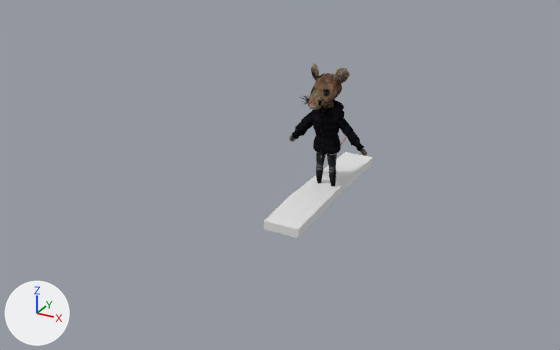
Renders of the Blender file Assets/Static Assets/Models/Levels and Props/Props/Wooden Tables_B.blend from each side of a commit.
Before and after are seen from a camera (50 mm lens) standing at (3.86, -8.15, 4.15) and looking at (-0.52, -0.2, 0.18). Arrows for +X, +Y and +Z are at lower left; the lights stay in place.

Objects in the first picture: 'Cube', 'Model'.
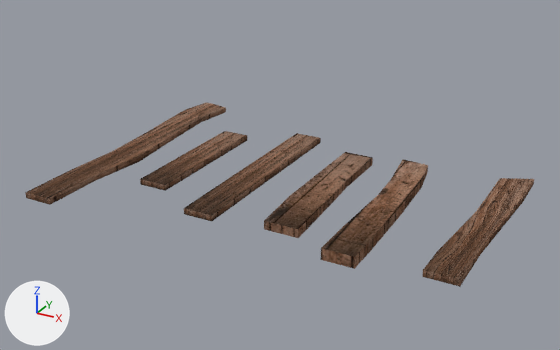
Boxes (x1, y1, x2, y2) around the edits, measured in the pictures (560 x 350 px):
```json
{"object": "PMCD 1", "change": "added", "after": [422, 178, 534, 287], "on screen": "brown"}
{"object": "PMMD 1", "change": "added", "after": [321, 159, 428, 269], "on screen": "brown"}
{"object": "PMLD 1", "change": "added", "after": [25, 102, 226, 205], "on screen": "brown"}
{"object": "Cube", "change": "recoloured", "before": [264, 152, 373, 238], "after": [264, 152, 373, 238], "on screen": "white to brown"}
{"object": "Model", "change": "hidden", "before": [289, 63, 367, 186]}
{"object": "PML 1", "change": "added", "after": [184, 133, 321, 221], "on screen": "brown"}
{"object": "PMC 1", "change": "added", "after": [140, 131, 247, 191], "on screen": "brown"}
```

Edits to the scene script, one JSON object a line:
```json
{"op": "add", "block": "img_wood_tex_png", "code": ["img_wood_tex_png = load_image('wood tex.png', '../../../Textures/Enviroment/wood tex.png', 192, 192, 'sRGB')"]}
{"op": "add", "block": "mat_primary_material", "code": ["mat_primary_material = principled_material('Primary Material')", "mat_primary_material.texture = img_wood_tex_png", "mat_primary_material.roughness = 0.0", "mat_primary_material.specular_ior_level = 0.0"]}
{"block": "me_cube", "where": "me_cube.from_pydata(...)  # 16 vertices, 14 faces; spans x -0.8..0.9, y -4.0..4.0, z -0.21..0.17"}
{"op": "remove", "block": "me_cube", "code": "me_cube.materials.append(mat_material)  # white #e7e7e7"}
{"op": "add", "block": "me_cube", "code": "me_cube.materials.append(mat_primary_material)  # picture img_wood_tex_png"}
{"op": "add", "block": "me_cube_005", "code": ["me_cube_005 = bpy.data.meshes.new('Cube.005')", "me_cube_005.from_pydata(...)  # 24 vertices, 22 faces; spans x -1.5..1.5, y -1.0..1.0, z -1.0..1.0", "me_cube_005.materials.append(mat_primary_material)  # picture img_wood_tex_png"]}
{"op": "add", "block": "me_cube_004", "code": ["me_cube_004 = bpy.data.meshes.new('Cube.004')", "me_cube_004.from_pydata(...)  # a box spanning x -1.0..1.0, y -1.0..1.0, z -1.0..1.0", "me_cube_004.materials.append(mat_primary_material)  # picture img_wood_tex_png"]}
{"op": "add", "block": "me_cube_002", "code": ["me_cube_002 = bpy.data.meshes.new('Cube.002')", "me_cube_002.from_pydata(...)  # 16 vertices, 14 faces; spans x -1.0..1.5, y -1.0..1.0, z -1.0..1.0", "me_cube_002.materials.append(mat_primary_material)  # picture img_wood_tex_png"]}
{"op": "add", "block": "me_cube_001", "code": ["me_cube_001 = bpy.data.meshes.new('Cube.001')", "me_cube_001.from_pydata(...)  # 20 vertices, 18 faces; spans x -2.14..0.5, y -7.5..6.62, z -0.36..0.36", "me_cube_001.materials.append(mat_primary_material)  # picture img_wood_tex_png"]}
{"op": "add", "block": "ob_model", "code": "ob_model.hide_set(True)  # its collection is switched off"}
{"op": "add", "block": "ob_pmld_1", "code": ["ob_pmld_1 = bpy.data.objects.new('PMLD 1', me_cube_005)", "ob_pmld_1.location = (-3.0, 0.1, 0.0)", "ob_pmld_1.scale = (0.2, 2.04, 0.04)"]}
{"op": "add", "block": "ob_pmc_1", "code": ["ob_pmc_1 = bpy.data.objects.new('PMC 1', me_cube_004)", "ob_pmc_1.location = (-2.0, 0.1, 0.0)", "ob_pmc_1.scale = (0.2, 1.02, 0.04)"]}
{"op": "add", "block": "ob_pml_1", "code": ["ob_pml_1 = bpy.data.objects.new('PML 1', me_cube_004.copy())", "ob_pml_1.location = (-1.0, 0.1, 0.0)", "ob_pml_1.scale = (0.2, 1.46, 0.04)"]}
{"op": "add", "block": "ob_pmcd_1", "code": ["ob_pmcd_1 = bpy.data.objects.new('PMCD 1', me_cube_002)", "ob_pmcd_1.location = (2.0, 0.1, 0.0)", "ob_pmcd_1.scale = (0.2, 1.46, 0.04)"]}
{"op": "add", "block": "ob_pmmd_1", "code": ["ob_pmmd_1 = bpy.data.objects.new('PMMD 1', me_cube_001)", "ob_pmmd_1.location = (1.0, 0.0, 0.0)", "ob_pmmd_1.scale = (0.2, 0.2, 0.2)"]}
```
